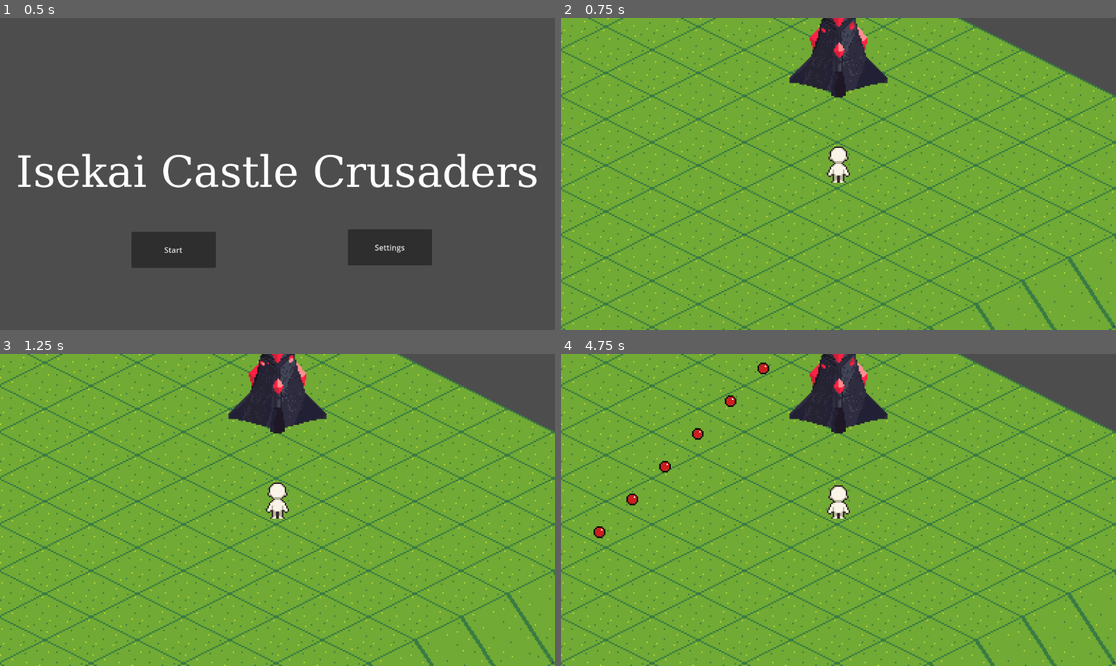
Above: before the commit, frames 1-4 (two rows, left to right).
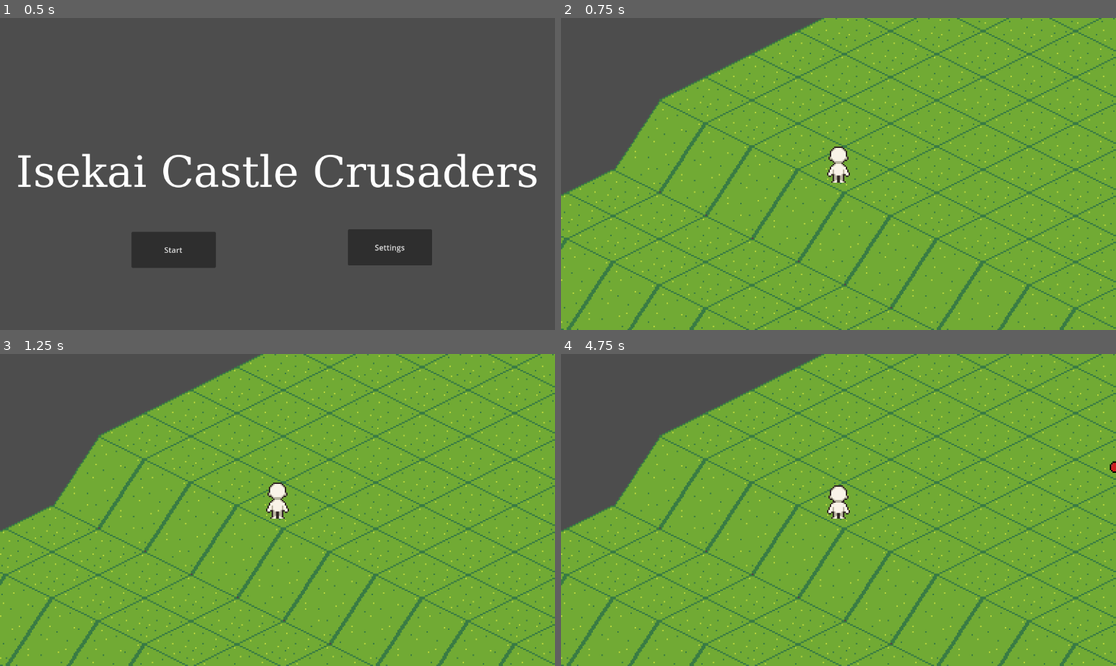
Above: after the commit, the same moments.

Repository: KokonutGamer/CSS-385-Project
Game: Godot game, scene res://src/ui/title_screen.tscn
Same seed, same stepped clock (60 frames per second), same inputs: the game is played once before the commit and once after it.
Inputs (mouse positions are in pixels of both pictures, inside the frame that each line leads up to):
- Up to frame 1 (0.5 s): no input
- Up to frame 2 (0.75 s): click "Start" at 0.5 s
- Up to frame 3 (1.25 s): no input
- Up to frame 4 (4.75 s): tap Enter at 1.25 s; move the mouse to (960, 494) at 1.27 s; click (960, 494) at 1.42 s; move the mouse to (727, 525) at 2.02 s; click (727, 525) at 2.17 s; move the mouse to (894, 441) at 2.77 s; click (894, 441) at 2.92 s; move the mouse to (810, 572) at 3.52 s; click (810, 572) at 3.67 s; move the mouse to (1005, 556) at 4.27 s; click (1005, 556) at 4.42 s

Frame 1 is identical in both runs. In frame 2, 30% of the frame differs, in the area x 0-100%, y 0-100%; in frame 3, 30%; in frame 4, 30%.

Commit message:
Implemented health and hurtbox components

Diff:
--- a/src/core/health_component.gd
+++ b/src/core/health_component.gd
@@ -12,4 +12,5 @@
 	health -= attack.attack_damage
 
 	if health <= 0:
+		# TODO implement a signal for an entity dying
 		print("This entity has died:", get_parent())
--- a/src/levels/test-scene.tscn
+++ b/src/levels/test-scene.tscn
@@ -101,7 +101,7 @@
 script = ExtResource("2_4n1no")
 
 [node name="Player" parent="." instance=ExtResource("2_q7s53")]
-position = Vector2(97, 54)
+position = Vector2(-260, 99)
 metadata/_edit_group_ = true
 
 [node name="Camera2D" type="Camera2D" parent="Player"]
--- /dev/null
+++ b/src/player/hurtbox.gd
@@ -0,0 +1,8 @@
+extends Area2D
+class_name Hurtbox
+
+@onready var health_component := %HealthComponent
+
+func damage(attack: Attack) -> void:
+	if health_component:
+		health_component.damage(attack)
--- a/src/player/player.tscn
+++ b/src/player/player.tscn
@@ -1,8 +1,9 @@
-[gd_scene load_steps=40 format=3 uid="uid://dijmjd3qxp12f"]
+[gd_scene load_steps=41 format=3 uid="uid://dijmjd3qxp12f"]
 
 [ext_resource type="Texture2D" uid="uid://dyqrhccfobwbp" path="res://assets/sprites/template-idle-sheet.png" id="1_rp718"]
 [ext_resource type="Script" uid="uid://capt4cs370xiy" path="res://src/player/player.gd" id="1_yewv4"]
 [ext_resource type="AnimationNodeBlendSpace2D" uid="uid://c63n5ylmndgvs" path="res://resources/animations/player_idle_blend.tres" id="2_dyp2m"]
+[ext_resource type="Script" uid="uid://dsad6s16joab8" path="res://src/player/hurtbox.gd" id="2_o822w"]
 [ext_resource type="Script" uid="uid://ods2y6tg7ba5" path="res://src/player/player_animation_tree.gd" id="3_76oj4"]
 [ext_resource type="Texture2D" uid="uid://r2ywruddutay" path="res://assets/sprites/template-walk-sheet.png" id="3_dyp2m"]
 [ext_resource type="Script" uid="uid://dy7bgaj0gx0io" path="res://src/core/health_component.gd" id="6_kqtwu"]
@@ -13,68 +14,6 @@
 [sub_resource type="CapsuleShape2D" id="CapsuleShape2D_atpat"]
 radius = 7.0
 height = 26.0
-
-[sub_resource type="AnimationNodeAnimation" id="AnimationNodeAnimation_atpat"]
-animation = &"walk-down"
-
-[sub_resource type="AnimationNodeAnimation" id="AnimationNodeAnimation_kqtwu"]
-animation = &"walk-down-left"
-
-[sub_resource type="AnimationNodeAnimation" id="AnimationNodeAnimation_6eyoc"]
-animation = &"walk-down-right"
-
-[sub_resource type="AnimationNodeAnimation" id="AnimationNodeAnimation_eojnx"]
-animation = &"walk-up"
-
-[sub_resource type="AnimationNodeAnimation" id="AnimationNodeAnimation_qgnko"]
-animation = &"walk-up-left"
-
-[sub_resource type="AnimationNodeAnimation" id="AnimationNodeAnimation_7vyk4"]
-animation = &"walk-up-right"
-
-[sub_resource type="AnimationNodeAnimation" id="AnimationNodeAnimation_2l4js"]
-animation = &"walk-left"
-
-[sub_resource type="AnimationNodeAnimation" id="AnimationNodeAnimation_jk2m4"]
-animation = &"walk-right"
-
-[sub_resource type="AnimationNodeBlendSpace2D" id="AnimationNodeBlendSpace2D_xhtjm"]
-blend_point_0/node = SubResource("AnimationNodeAnimation_atpat")
-blend_point_0/pos = Vector2(0, 1)
-blend_point_1/node = SubResource("AnimationNodeAnimation_kqtwu")
-blend_point_1/pos = Vector2(-1, 1)
-blend_point_2/node = SubResource("AnimationNodeAnimation_6eyoc")
-blend_point_2/pos = Vector2(1, 1)
-blend_point_3/node = SubResource("AnimationNodeAnimation_eojnx")
-blend_point_3/pos = Vector2(0, -1)
-blend_point_4/node = SubResource("AnimationNodeAnimation_qgnko")
-blend_point_4/pos = Vector2(-1, -1)
-blend_point_5/node = SubResource("AnimationNodeAnimation_7vyk4")
-blend_point_5/pos = Vector2(1, -1)
-blend_point_6/node = SubResource("AnimationNodeAnimation_2l4js")
-blend_point_6/pos = Vector2(-1, 0)
-blend_point_7/node = SubResource("AnimationNodeAnimation_jk2m4")
-blend_point_7/pos = Vector2(1, 0)
-blend_mode = 1
-
-[sub_resource type="AnimationNodeStateMachineTransition" id="AnimationNodeStateMachineTransition_atpat"]
-advance_mode = 2
-
-[sub_resource type="AnimationNodeStateMachineTransition" id="AnimationNodeStateMachineTransition_kqtwu"]
-advance_mode = 2
-advance_condition = &"idle"
-
-[sub_resource type="AnimationNodeStateMachineTransition" id="AnimationNodeStateMachineTransition_6eyoc"]
-advance_mode = 2
-advance_condition = &"walk"
-
-[sub_resource type="AnimationNodeStateMachine" id="AnimationNodeStateMachine_atpat"]
-states/Idle/node = ExtResource("2_dyp2m")
-states/Idle/position = Vector2(314, 212)
-states/Start/position = Vector2(138, 176.66666)
-states/Walk/node = SubResource("AnimationNodeBlendSpace2D_xhtjm")
-states/Walk/position = Vector2(314.22223, 90)
-transitions = ["Start", "Walk", SubResource("AnimationNodeStateMachineTransition_atpat"), "Walk", "Idle", SubResource("AnimationNodeStateMachineTransition_kqtwu"), "Idle", "Walk", SubResource("AnimationNodeStateMachineTransition_6eyoc")]
 
 [sub_resource type="Animation" id="Animation_yewv4"]
 length = 0.001
@@ -744,18 +683,86 @@
 &"walk-up-right": SubResource("Animation_g66nw")
 }
 
+[sub_resource type="AnimationNodeAnimation" id="AnimationNodeAnimation_atpat"]
+animation = &"walk-down"
+
+[sub_resource type="AnimationNodeAnimation" id="AnimationNodeAnimation_kqtwu"]
+animation = &"walk-down-left"
+
+[sub_resource type="AnimationNodeAnimation" id="AnimationNodeAnimation_6eyoc"]
+animation = &"walk-down-right"
+
+[sub_resource type="AnimationNodeAnimation" id="AnimationNodeAnimation_eojnx"]
+animation = &"walk-up"
+
+[sub_resource type="AnimationNodeAnimation" id="AnimationNodeAnimation_qgnko"]
+animation = &"walk-up-left"
+
+[sub_resource type="AnimationNodeAnimation" id="AnimationNodeAnimation_7vyk4"]
+animation = &"walk-up-right"
+
+[sub_resource type="AnimationNodeAnimation" id="AnimationNodeAnimation_2l4js"]
+animation = &"walk-left"
+
+[sub_resource type="AnimationNodeAnimation" id="AnimationNodeAnimation_jk2m4"]
+animation = &"walk-right"
+
+[sub_resource type="AnimationNodeBlendSpace2D" id="AnimationNodeBlendSpace2D_xhtjm"]
+blend_point_0/node = SubResource("AnimationNodeAnimation_atpat")
+blend_point_0/pos = Vector2(0, 1)
+blend_point_1/node = SubResource("AnimationNodeAnimation_kqtwu")
+blend_point_1/pos = Vector2(-1, 1)
+blend_point_2/node = SubResource("AnimationNodeAnimation_6eyoc")
+blend_point_2/pos = Vector2(1, 1)
+blend_point_3/node = SubResource("AnimationNodeAnimation_eojnx")
+blend_point_3/pos = Vector2(0, -1)
+blend_point_4/node = SubResource("AnimationNodeAnimation_qgnko")
+blend_point_4/pos = Vector2(-1, -1)
+blend_point_5/node = SubResource("AnimationNodeAnimation_7vyk4")
+blend_point_5/pos = Vector2(1, -1)
+blend_point_6/node = SubResource("AnimationNodeAnimation_2l4js")
+blend_point_6/pos = Vector2(-1, 0)
+blend_point_7/node = SubResource("AnimationNodeAnimation_jk2m4")
+blend_point_7/pos = Vector2(1, 0)
+blend_mode = 1
+
+[sub_resource type="AnimationNodeStateMachineTransition" id="AnimationNodeStateMachineTransition_atpat"]
+advance_mode = 2
+
+[sub_resource type="AnimationNodeStateMachineTransition" id="AnimationNodeStateMachineTransition_kqtwu"]
+advance_mode = 2
+advance_condition = &"idle"
+
+[sub_resource type="AnimationNodeStateMachineTransition" id="AnimationNodeStateMachineTransition_6eyoc"]
+advance_mode = 2
+advance_condition = &"walk"
+
+[sub_resource type="AnimationNodeStateMachine" id="AnimationNodeStateMachine_atpat"]
+states/Idle/node = ExtResource("2_dyp2m")
+states/Idle/position = Vector2(314, 212)
+states/Start/position = Vector2(138, 176.66666)
+states/Walk/node = SubResource("AnimationNodeBlendSpace2D_xhtjm")
+states/Walk/position = Vector2(314.22223, 90)
+transitions = ["Start", "Walk", SubResource("AnimationNodeStateMachineTransition_atpat"), "Walk", "Idle", SubResource("AnimationNodeStateMachineTransition_kqtwu"), "Idle", "Walk", SubResource("AnimationNodeStateMachineTransition_6eyoc")]
+
 [node name="Player" type="CharacterBody2D"]
 script = ExtResource("1_yewv4")
 
-[node name="PlayerCollisionShape" type="CollisionShape2D" parent="."]
+[node name="FloorCollider" type="CollisionShape2D" parent="."]
 shape = SubResource("CircleShape2D_yewv4")
 
 [node name="Hurtbox" type="Area2D" parent="."]
 collision_mask = 3
+script = ExtResource("2_o822w")
 
 [node name="HurtboxShape" type="CollisionShape2D" parent="Hurtbox"]
 position = Vector2(0, -6)
 shape = SubResource("CapsuleShape2D_atpat")
+
+[node name="AnimationPlayer" type="AnimationPlayer" parent="."]
+libraries = {
+&"": SubResource("AnimationLibrary_76oj4")
+}
 
 [node name="AnimationTree" type="AnimationTree" parent="."]
 tree_root = SubResource("AnimationNodeStateMachine_atpat")
@@ -765,11 +772,6 @@
 parameters/Idle/blend_position = Vector2(0, 0)
 parameters/Walk/blend_position = Vector2(-0.011683822, 0.039123654)
 
-[node name="AnimationPlayer" type="AnimationPlayer" parent="."]
-libraries = {
-&"": SubResource("AnimationLibrary_76oj4")
-}
-
 [node name="Sprite2D" type="Sprite2D" parent="."]
 z_index = 2
 texture_filter = 1
@@ -783,6 +785,7 @@
 animation_tree = NodePath("../AnimationTree")
 
 [node name="HealthComponent" type="Node" parent="."]
+unique_name_in_owner = true
 script = ExtResource("6_kqtwu")
 
 [connection signal="body_entered" from="Hurtbox" to="." method="_on_hurtbox_body_entered"]
Not shown, added: src/player/hurtbox.gd.uid
